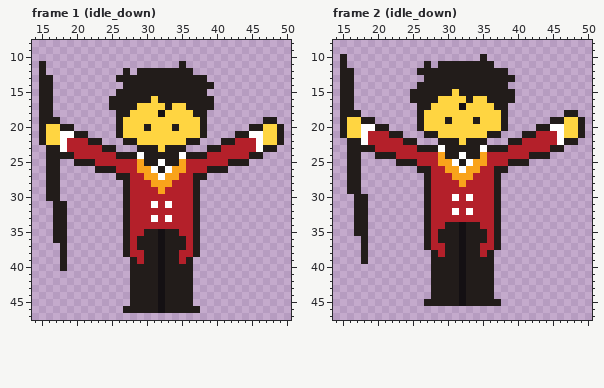
File history of a pixel-art file, assets/aseprite/circus_presenter.aseprite. Above, as it was before the edit.
64x48 pixels, 2 frames. Shown: frame 1 (idle_down): x 14..50, y 8..47; frame 2 (idle_down): x 14..50, y 8..47.
After:
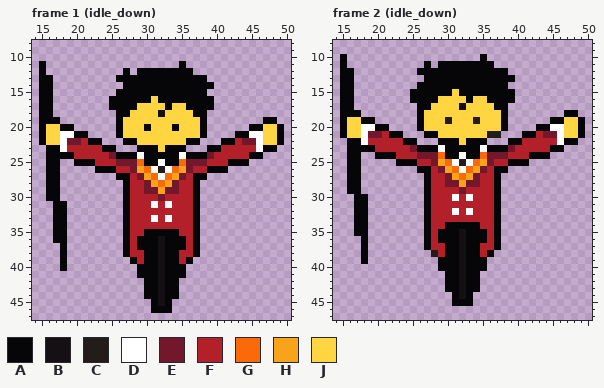
Palette (. is transparent): A #060608  B #141013  C #221c1a  D #ffffff  E #73172d  F #b4202a  G #fa6a0a  H #f9a31b  J #ffd541
Change:
Changed rows in their new state; - is an unchanged pixel.
Frame 1 (idle_down):
first column x 15:
11 A-------------------A--------------
12 A-----------A-AAAAAAAA-------------
13 AA---------AAAAAAAAAAAAA-----------
14 AA----------AAAAAAAAAAAAA----------
15 AA---------AAAAAAAAAAAAA-----------
16 AA--------AAAAAA-AAAAAAAA----------
17 AA--------AAAA----A--AAAA----------
18 AA---------AA---------AA-----------
19 AAA--------A-----------A--------AA-
20 A--AA------A---A---A---A------AA--A
21 A----AA----A-----------A----AA----A
22 A---EE-AA---AA-------AA---AA-EE---A
23 -AA------AA---AAA-AAA---AA------AA-
24 -AAAA-----EAAA-AAAAA-AAAE-----AA---
25 -AA--AAA---EEEGAA-AAGEEE---AAA-----
26 -AA-----AAA--E-G---G-E--AAA--------
27 -AA--------AA-E-G-G-E-AA-----------
28 -AA---------A--E-G-E--A------------
29 -AA---------A--EE-EE--A------------
30 -AA---------A----E----A------------
31 --AA--------A---------A------------
32 --AA--------A---------A------------
33 --AA--------A---------A------------
34 --AA--------A---------A------------
35 --AA--------A--AAAAA--A------------
36 --AA--------A-AAA-AAA-A------------
37 ---A--------A-AAA-AAA-A------------
38 ---A--------A--AA-AA--A------------
39 ---A---------A-AA-AA-A-------------
40 ---A---------.AAA-AAA.-------------
41 -------------.AAA-AAA.-------------
42 -------------..AA-AA..-------------
43 -------------..AA-AA..-------------
44 -------------..AA-AA..-------------
45 -------------...A-A...-------------
46 ------------....AAA....------------
Frame 2 (idle_down):
first column x 15:
10 A-------------------A--------------
11 A-----------A-AAAAAAAA-------------
12 AA---------AAAAAAAAAAAAA-----------
13 AA----------AAAAAAAAAAAAA----------
14 AA---------AAAAAAAAAAAAA-----------
15 AA--------AAAAAA-AAAAAAAA----------
16 AA--------AAAA----A--AAAA----------
17 AA---------AA---------AA-----------
18 AAA--------A-----------A--------AA-
19 A--AA------A-----------A------AA--A
20 A----AA----A-----------A----AA----A
21 A---EE-AA---AA------------AA-EE---A
22 -AA------AA---AAA-AAA---AA------AA-
23 -AAAA-----EAAA-AAAAA-AAAE-----AA---
24 -AA--AAA---EEEGAA-AAGEEE---AAA-----
25 -AA-----AAA--E-G---G-E--AAA--------
26 -AA--------AA-E-G-G-E-AA-----------
27 -AA---------A--E-G-E--A------------
28 -AA---------A--EE-EE--A------------
29 -AA---------A----E----A------------
30 --AA--------A---------A------------
31 --AA--------A---------A------------
32 --AA--------A---------A------------
33 --AA--------A---------A------------
34 --AA--------A--AAAAA--A------------
35 --AA--------A-AAA-AAA-A------------
36 ---A--------A-AAA-AAA-A------------
37 ---A--------A--AA-AA--A------------
38 ---A-----------AA-AA-A-------------
39 ---A---------.AAA-AAA.-------------
40 -------------.AAA-AAA.-------------
41 -------------..AA-AA..-------------
42 -------------..AA-AA..-------------
43 -------------..AA-AA..-------------
44 -------------...A-A...-------------
45 ------------....AAA....------------
Pixel boxes of the changes (left, top, right, bottom) in both pictures:
changed: (39, 61, 284, 313)
changed: (340, 54, 585, 306)
